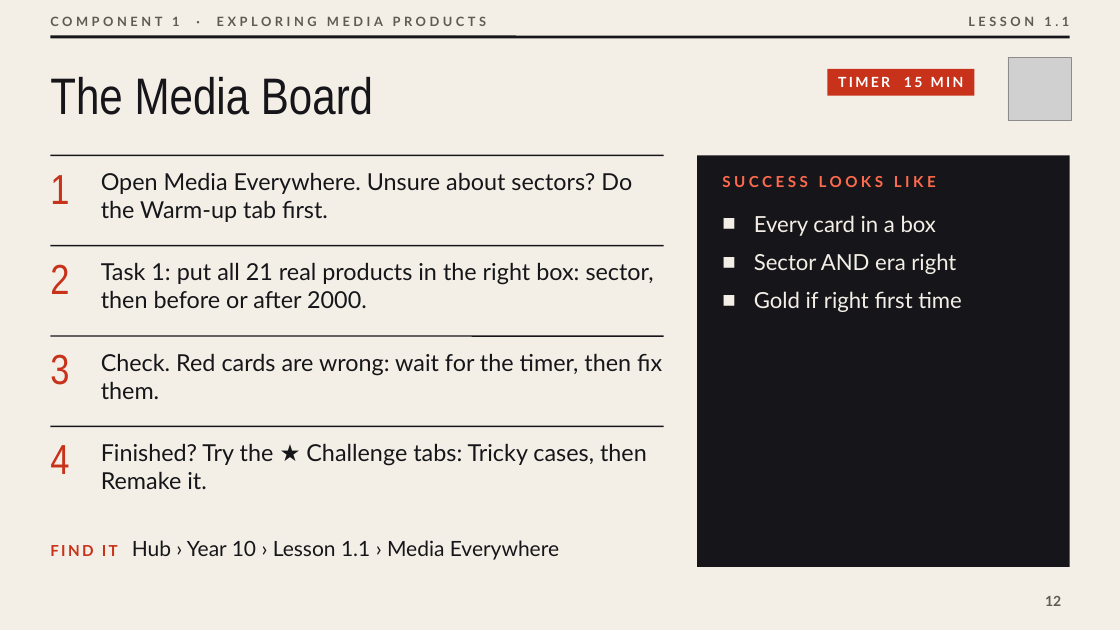
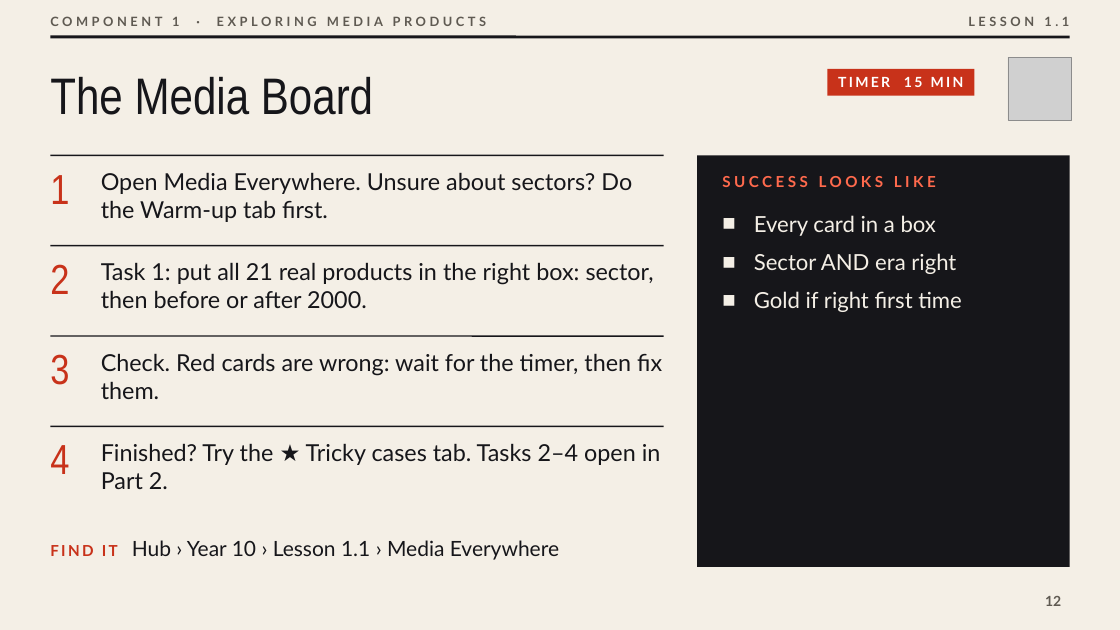
Before and after one commit to OGAComputing/interactive, a slide deck: slide 12 of _presentations/Y10_BTEC_CDM/L1.1_Media_Everywhere.pptx. Drawn at 1120x630 pixels with LibreOffice and Linux fonts; fonts in the diff are those of the drawing; grey boxes stand for pictures. Boxes give left, top, right and bottom in pixels: in the first picture for what was removed or moved away, otherwise in the second. Text is boxed around its words. In the diff, an @@ line names an element or a change of style, - is before the commit and + after.

```diff
--- a/_presentations/Y10_BTEC_CDM/L1.1_Media_Everywhere.pptx
+++ b/_presentations/Y10_BTEC_CDM/L1.1_Media_Everywhere.pptx
@@ text at <box>101,443,661,489</box>: text changed @@
-Finished? Try the ★ Challenge tabs: Tricky cases, then Remake it.
+Finished? Try the ★ Tricky cases tab. Tasks 2–4 open in Part 2.
```
Also in this commit, not shown: 1 other slide changed, 24 other files.
